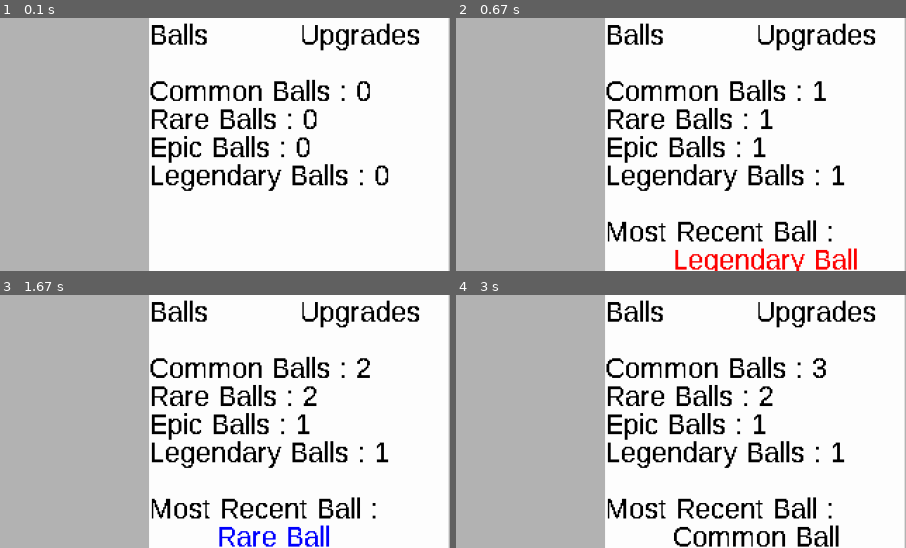
Above: before the commit, frames 1-4 (two rows, left to right).
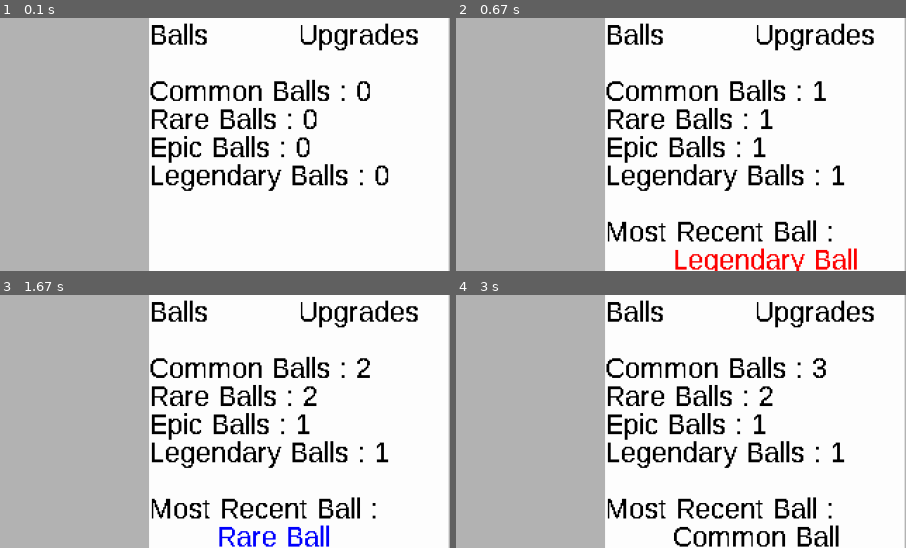
Above: after the commit, the same moments.

Repository: LZX1000/College-I
Game: pygame game, started from Incremental_Incremental.py
Two runs of this game, one before a commit and one after it. Both use one fixed random seed, a clock stepped at 60 frames per second and the inputs below.
Inputs (mouse positions are % of the whole screen's width and height, from its top left):
- Up to frame 1 (0.1 s): no input
- Up to frame 2 (0.67 s): hold Enter from 0.33 s (still down)
- Up to frame 3 (1.67 s): release Enter at 0.8 s; click (26, 51) at 0.88 s; tap Enter at 1.17 s; click (62, 59) at 1.55 s
- Up to frame 4 (3 s): click (14, 47) at 1.88 s; click (50, 62) at 2.22 s; click (76, 66) at 2.55 s; tap Enter at 2.83 s
The pictures show only the part of the screen within x 50-100%, y 0-50%; the shares and areas given below are measured in that part.

The runs differ from the first frame. In frame 1, 1.0% of the frame differs, in the area x 66-94%, y 1-14%; in frame 2, 1.0%; in frame 3, 1.0%; in frame 4, 1.0%.

Commit message:
Add typing

Diff:
--- a/Incremental_Incremental.py
+++ b/Incremental_Incremental.py
@@ -2,10 +2,20 @@
 import random
 import time
 import ctypes
+from typing import List
 
 def main():
+    class Upgrade:
+        def __init__(self, name, type, cost, max_level, description, level=0) -> None:
+            self.name = name
+            self.type = type
+            self.cost = cost
+            self.level = level
+            self.max_level = max_level
+            self.description = description
+
     class Ball:
-        def __init__(self):
+        def __init__(self) -> None:
             rarity = random.randint(1, 100)
             if rarity <= 75:
                 self.rarity = "Common"
@@ -26,40 +36,48 @@
 
             self.time = time.monotonic()
 
-        def check_for_payount(self):
+        def check_for_payount(self) -> int:
             if time.monotonic() - self.time >= 5:
                 self.time = time.monotonic()
                 return self.money_value
             return 0
 
     class BallsMenuButton(pygame.sprite.Sprite):
-        def __init__(self, menu_surface, menu_offset, x_offset=0, y_offset=0):
+        def __init__(
+            self,
+            menu_surface: pygame.Surface,
+            menu_offset: List[int] | None = [0, 0]
+        ) -> None:
             super().__init__()
 
             self.text_surface = font.render("Balls", False, (0, 0, 0))
             self.rect = pygame.Rect(
-                menu_offset[0] + x_offset,
-                menu_offset[1] + y_offset,
+                menu_offset[0],
+                menu_offset[1],
                 menu_surface.get_width() / 2,
                 30
             )
 
-        def debug(self, surface):
+        def debug(self, surface: pygame.Surface) -> None:
             pygame.draw.rect(surface, (255, 0, 0), self.rect, 1)
 
     class UpgradesMenuButton(pygame.sprite.Sprite):
-        def __init__(self, menu_surface, menu_offset, x_offset=0, y_offset=0):
+        def __init__(
+            self,
+            surface: pygame.Surface,
+            offset: List[int] | None = [0, 0]
+        ) -> None:
             super().__init__()
 
             self.text_surface = font.render("Upgrades", False, (0, 0, 0))
             self.rect = pygame.Rect(
-                menu_offset[0] + x_offset + menu_surface.get_width() / 2,
-                menu_offset[1] + y_offset,
-                menu_surface.get_width() / 2,
+                offset[0] + surface.get_width() / 2,
+                offset[1],
+                surface.get_width() / 2,
                 30
             )
 
-        def debug(self, surface):
+        def debug(self, surface: pygame.Surface) -> None:
             pygame.draw.rect(surface, (0, 255, 0), self.rect, 1)
 
     # Initialize
@@ -75,7 +93,7 @@
     internal_height = 360
     ctypes.windll.user32.SetProcessDPIAware()
     screen_size = (1920, 1080)
-    pixelation_factor = 2
+    # pixelation_factor = 2
     # # Surfaces
     internal_surface = pygame.Surface((internal_width, internal_height)) # For rendering
     menu_surface = pygame.Surface((internal_width / 3, internal_height)) # For rendering
@@ -86,10 +104,23 @@
     debug_mode = False
     menu_type = "Balls"
     menu_offset = ((internal_width / 3) * 2, 0)
-    balls_menu_button = BallsMenuButton(menu_surface, menu_offset, 0, 0)
-    upgrades_menu_button = UpgradesMenuButton(menu_surface, menu_offset, 0, 0)
+    balls_menu_button = BallsMenuButton(menu_surface, menu_offset)
+    upgrades_menu_button = UpgradesMenuButton(menu_surface, menu_offset)
     max_fps = 60
     dt = 0
+
+    initialized_upgrades = []
+    '''********************Add this to a startup file later********************'''
+    upgrades = [
+        ("Money Per Click", "money", 10, 10, "Increase money per click by 1"),
+        ("Ball Value", "money", 10, 10, "Increase ball value by 1")
+    ]
+    '''************************************************************************'''
+
+    for upgrade in upgrades:
+        initialized_upgrades.append(Upgrade(upgrade[0], upgrade[1], upgrade[2], upgrade[3], upgrade[4]))
+
+    upgrades = initialized_upgrades
 
     while running:
         # Reset
@@ -212,20 +243,27 @@
                 menu_surface.blit(most_recent_ball_text_surface1, (0, 140))
                 menu_surface.blit(most_recent_ball_text_surface2, (0, 160))
         elif menu_type == "Upgrades":
+            # upgrade_text_surfaces = []
+            # for i, upgrade in enumerate(upgrades):
+            #     upgrade_text_surface = font.render(f"{upgrade.name} : {upgrade.cost} : {upgrade.type}", False, (0, 0, 0))
+
+            # # Blit to Upgrades Menu
             menu_surface.fill((255, 255, 255)) # Sub-background
+        menu_surface.blit(balls_menu_button.text_surface, (0, 0))
+        menu_surface.blit(upgrades_menu_button.text_surface, (menu_surface.get_width() / 2, 0))
         # Blit to internal_surface
         internal_surface.blit(menu_surface, ((internal_width / 3) * 2, 0))
         # # Text
-        internal_surface.blit(balls_menu_button.text_surface, balls_menu_button.rect.topleft)
-        internal_surface.blit(upgrades_menu_button.text_surface, upgrades_menu_button.rect.topleft)
         internal_surface.blit(money_text_surface, (0, 0))
         internal_surface.blit(ball_cost_text_surface, (0, 20))
         internal_surface.blit(owned_balls_text_surface, (0, 40))
         # Debug
         if debug_mode:
-            pygame.draw.circle(internal_surface, (0, 0, 0), mouse_pos, 2)
+            # Menu buttons
             balls_menu_button.debug(internal_surface)
             upgrades_menu_button.debug(internal_surface)
+            # Mouse
+            pygame.draw.circle(internal_surface, (0, 0, 0), mouse_pos, 2)
 
         # Upscale to 1920x1080
         scaled_surface = pygame.transform.scale(internal_surface, screen_size)
